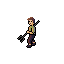
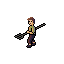
Revision of a layered 64px x 64px image; what changed, layer by layer:
painted on "Weapon" over (x1=14, y1=20, x2=46, y2=43)
